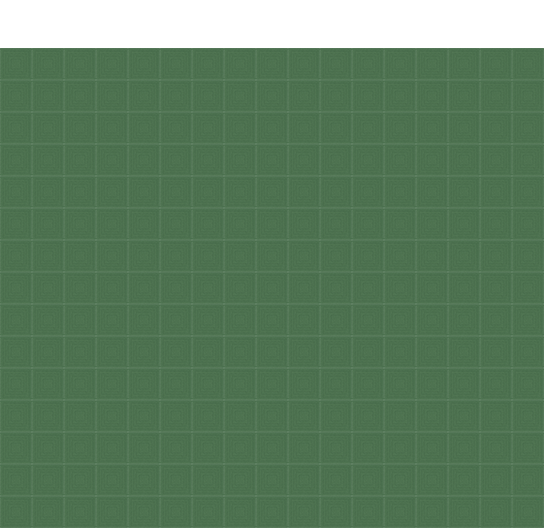
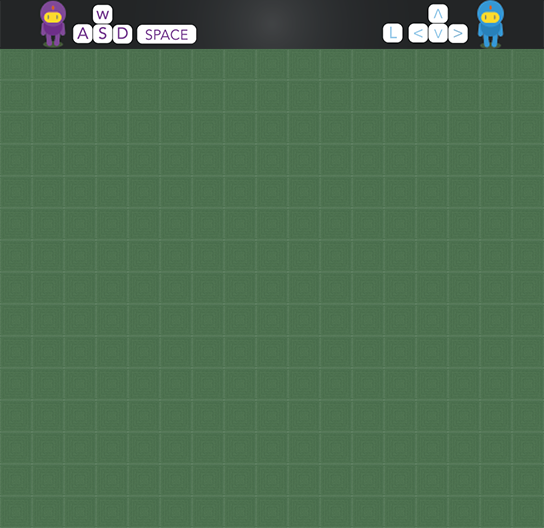
Comparing the layer stacks of the two 544px x 528px images. Changes:
added layer "Çalışma Yüzeyi 1" in group "Çalışma yüzeyi 1" over [0,0,544,49]
added group "Map Background" with 15 layers in group "Çalışma yüzeyi 1" over [0,48,544,49]
moved "BackgroundTile kopya 30" into group "Map Background" over [0,48,544,49]
